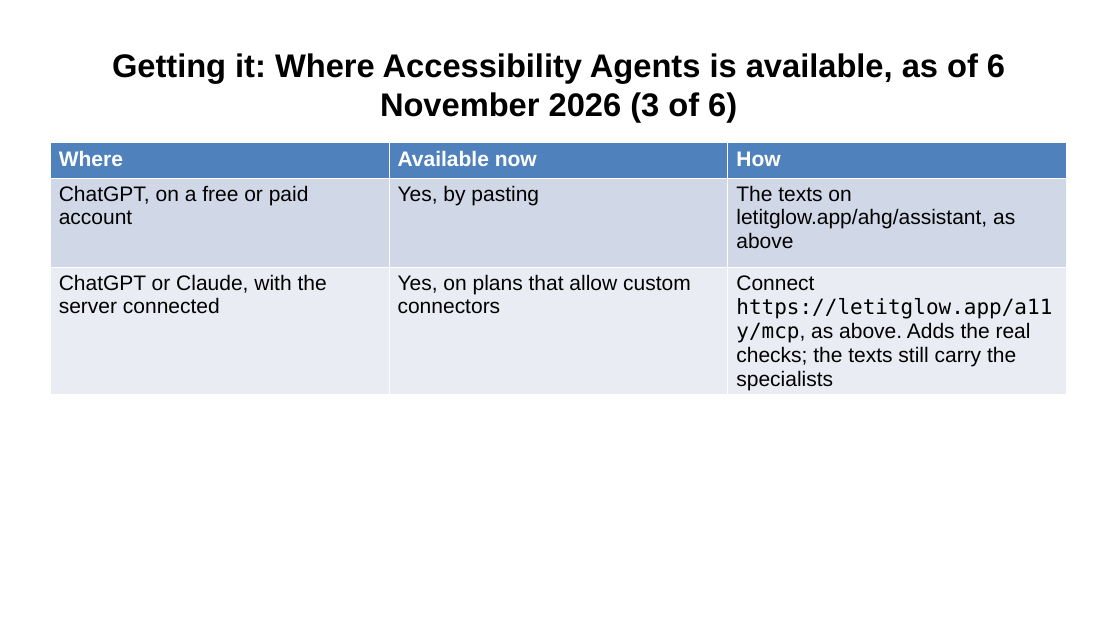
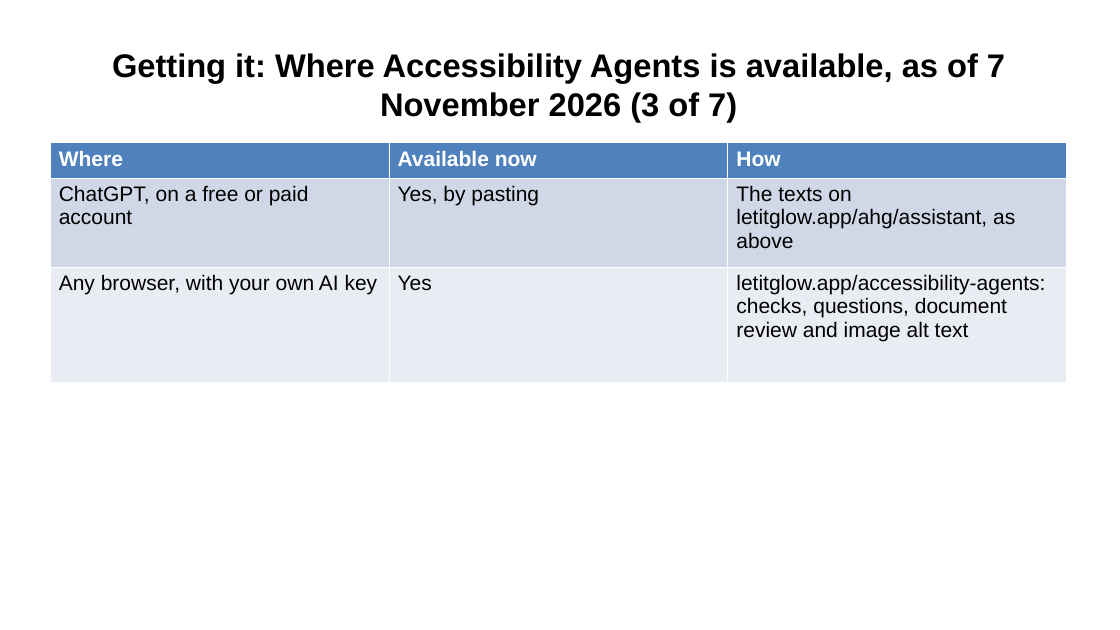
Before and after one commit to Community-Access/glow, a slide deck: slide 22 of docs/ahg-2026/kit/accessibility-agents.pptx (slide 20 before the commit). Drawn at 1120x630 pixels with LibreOffice and Linux fonts; fonts in the diff are those of the drawing. Boxes give left, top, right and bottom in pixels: in the first picture for what was removed or moved away, otherwise in the second. Text is boxed around its words. In the diff, an @@ line names an element or a change of style, - is before the commit and + after.

```diff
--- a/docs/ahg-2026/kit/accessibility-agents.pptx
+++ b/docs/ahg-2026/kit/accessibility-agents.pptx
@@ title at box(112, 53, 1005, 122): text changed @@
-Getting it: Where Accessibility Agents is available, as of 6 November 2026 (3 of 6)
+Getting it: Where Accessibility Agents is available, as of 7 November 2026 (3 of 7)
@@ table at box(50, 143, 1066, 383) @@
-row 3: ChatGPT or Claude, with the server connected | Yes, on plans that allow custom connectors | Connect https://letitglow.app/a11y/mcp, as above. Adds the real checks; the texts still carry the specialists
+row 3: Any browser, with your own AI key | Yes | letitglow.app/accessibility-agents: checks, questions, document review and image alt text
```
Also in this commit, not shown: 7 other slides changed, 3 slides added, 4 other files.
